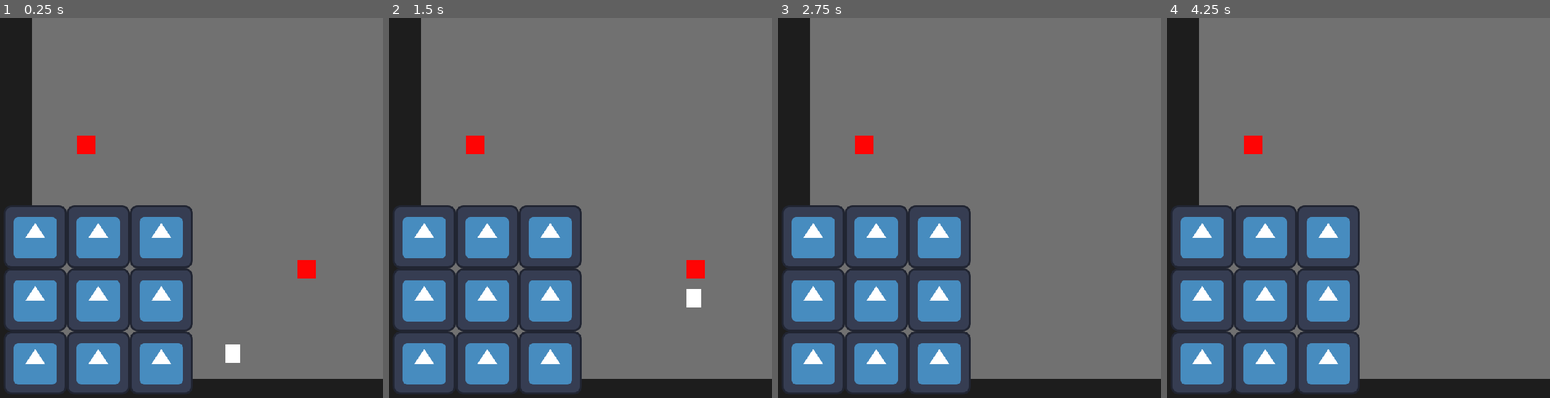
Above: before the commit, frames 1-4 (left to right).
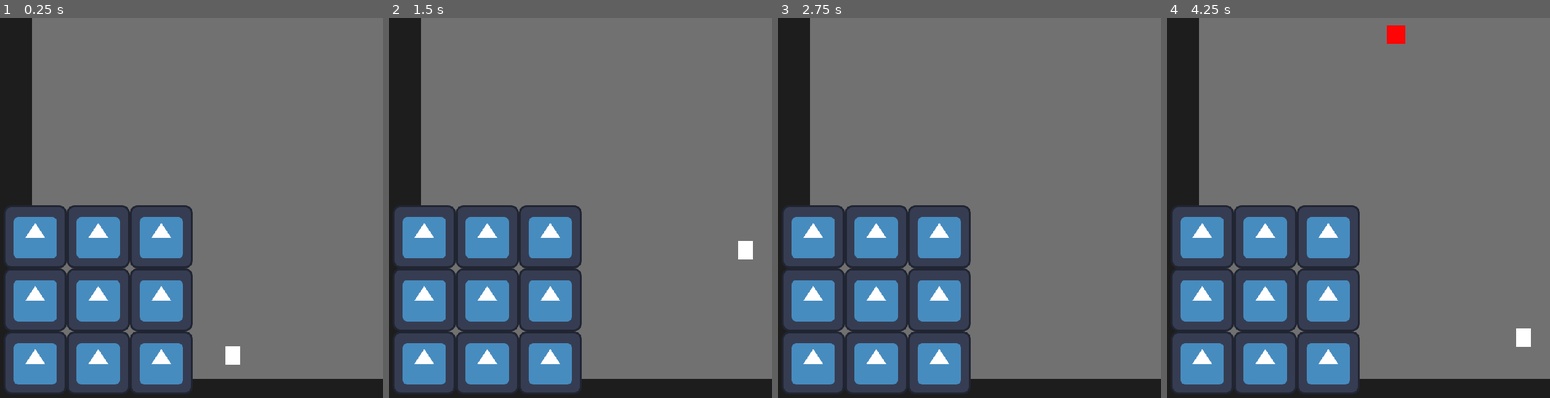
Above: after the commit, the same moments.

Repository: BNBoom5874/samudash
Game: Godot game, scene res://test/WorldT.tscn
Two runs of this game, one before a commit and one after it. Both use one fixed random seed, a clock stepped at 60 frames per second and the inputs below. The engine's default icon, where the game draws it, is replaced by a stand-in: a white triangle on a blue panel in a dark square.
Inputs:
- Up to frame 1 (0.25 s): no input
- Up to frame 2 (1.5 s): hold E (up_right) from 0.53 s (still down); tap 5 (centerbutton) at 0.6, 1.35 s; tap Up (ui_up) at 0.77 s
- Up to frame 3 (2.75 s): tap Up (ui_up) at 1.52 s; release E (up_right) at 2.03 s; hold A (left) from 2.03 s (still down); tap 5 (centerbutton) at 2.1 s
- Up to frame 4 (4.25 s): tap Enter at 2.75 s; release A (left) at 2.78 s; hold E (up_right) from 2.78 s (still down); tap 5 (centerbutton) at 2.85, 3.6 s; tap Up (ui_up) at 3.02, 3.77 s

The runs differ from the first frame. In frame 1, 0.5% of the frame differs, in the area x 20-83%, y 30-92%; in frame 2, 0.8%, in the area x 20-96%, y 30-77%; in frame 3, 0.2%; in frame 4, 0.7%.

Commit message:
Spawn Set Update

Diff:
--- a/Game/Character/Enemy/BeseEnemy.gd
+++ b/Game/Character/Enemy/BeseEnemy.gd
@@ -1,4 +1,6 @@
+class_name BeseEnemy
 extends CharacterBody2D
+
 
 signal die
 
@@ -16,3 +18,5 @@
 
 func Die() -> void:
 	die.emit()
+	await get_tree().create_timer(1.0).timeout
+	queue_free()
--- a/Game/Character/Player/player.gd
+++ b/Game/Character/Player/player.gd
@@ -13,36 +13,20 @@
 var states = States.IDLE
 
 
-
-
 const CARDINAL_SNAP = 40.0    # px ที่ยอมให้เบี่ยงสำหรับทิศตรง
 const DIAGONAL_DOT_MIN = 0.85 # ความตรงขั้นต่ำสำหรับทิศเฉียง
 const ZONE_DOT_MIN = 0.6      # ขอบโซนกว้างของแต่ละทิศ รับศัตรูได้กว้างแต่ไหน
 
-
-
-const DASH_DISTANCE : float = 200.0  # ระยะวาร์ปปกติ ปรับได้
+const DASH_DISTANCE : float = 200.0
 const Gravity : float = 600.0
 
 var input_dir : Vector2 = Vector2.ZERO
 
-
-
-#time
-var gravity_scale : float = 1.0
-var gravity_recover_timer : float = 0.0
-const GRAVITY_RECOVER_TIME : float = 2.5
-
-
-
-const Cooldown : float = 1.0
-const Time_Dash : float = 0.05
-
+const Cooldown : float = 0.5
+const Time_Dash : float = 0.5
 
 var timer_dash : float = 0.0
 var timercool : float = 0.0
-
-
 
 #input
 var keyUp :bool = false
@@ -55,7 +39,6 @@
 var keyDownR :bool = false
 var keyDown :bool = false
 
-
 #endregion
 
 #region Loop function
@@ -67,19 +50,19 @@
 
 func _physics_process(delta: float) -> void:
 	set_Time(delta)
-
 	get_input()
 
-	move_and_slide()
+	if states == States.IDLE or (states == States.COOLDOWN and timercool <= 0.0):
+		handle_Dash_Input()
 
 	match states:
 		States.IDLE:
-			velocity.x = move_toward(velocity.x,0 ,600)
-			handle_Dash_Input()
 			apply_gravity(delta)
+			velocity.x = move_toward(velocity.x, 0, 0.5)
+			if is_on_floor():
+				velocity.x = 0
 
 		States.DASH:
-
 			hitbox.is_active = true
 			if timer_dash <= 0:
 				timercool = Cooldown
@@ -92,31 +75,27 @@
 			if timercool <= 0.0:
 				states = States.IDLE
 
+	move_and_slide()
+
 
 func get_input() -> void:
-	keyUp = Input.is_action_just_pressed("up")
-	keyUpL = Input.is_action_just_pressed("up_left")
-	keyUpR = Input.is_action_just_pressed("up_right")
-	keyLeft = Input.is_action_just_pressed("left")
+	keyUp    = Input.is_action_just_pressed("up")
+	keyUpL   = Input.is_action_just_pressed("up_left")
+	keyUpR   = Input.is_action_just_pressed("up_right")
+	keyLeft  = Input.is_action_just_pressed("left")
 	keyRight = Input.is_action_just_pressed("right")
 	keyCenter = Input.is_action_just_pressed("centerbutton")
 	keyDownL = Input.is_action_just_pressed("down_left")
 	keyDownR = Input.is_action_just_pressed("down_right")
-	keyDown = Input.is_action_just_pressed("down")
+	keyDown  = Input.is_action_just_pressed("down")
 
 #endregion
 
 #region Custom functions
 
 func apply_gravity(delta) -> void:
-	if gravity_scale < 1.0:
-		gravity_recover_timer += delta
-		gravity_scale = min(gravity_recover_timer / GRAVITY_RECOVER_TIME, 1.0)
-	else:
-		gravity_recover_timer = GRAVITY_RECOVER_TIME
-
 	if not is_on_floor():
-		velocity.y += Gravity * gravity_scale * delta
+		velocity.y += Gravity * delta
 
 
 func set_Time(delta) -> void:
@@ -125,6 +104,7 @@
 	if timercool > 0:
 		timercool -= delta
 
+#endregion
 
 #region Dash
 
@@ -148,7 +128,6 @@
 	else:
 		input_dir = Vector2.ZERO
 
-	#เมื่อได้ทิศก็เร็วเริ่มพุ่งได้
 	if input_dir != Vector2.ZERO:
 		if is_on_floor() and input_dir.y > 0:
 			return
@@ -157,73 +136,39 @@
 
 
 func start_dash() -> void:
-	var candidates = find_candidates(input_dir) #หาโซนตามที่กดทิศนั้นๆ
-
-	if candidates.is_empty(): #หาไม่เจอก็พุ่งแบบปกติ
-		do_normal_dash(input_dir)
-		return
-
-	#ถ้าเจอ
-	var target = select_enemy(candidates, input_dir)#หาศัตรูที่เหมาะที่สุด
-
-	#ชั้นต่อไป ล็อกได้ไหม
-	if can_lock_on(target, input_dir):
-		do_lock_dash(target)#ถ้า target ล็อกได้ ก็เลือกเลย
+	var target = find_nearest_in_direction(input_dir)
+
+	if target != null and can_lock_on(target, input_dir):
+		do_lock_dash(target)
 	else:
 		do_normal_dash(input_dir)
 
 
-
-
-func find_candidates(input_dir: Vector2) -> Array:
-	var candidates = []
+func find_nearest_in_direction(dir: Vector2) -> Node:
 	var enemies = get_tree().get_nodes_in_group("enemy")
+	var nearest: Node = null
+	var nearest_dist := INF
 
 	for enemy in enemies:
-		var dir_to_enemy = (enemy.global_position - global_position).normalized()
-		var dot = input_dir.normalized().dot(dir_to_enemy)
-		if dot > ZONE_DOT_MIN:
-			candidates.append(enemy)
-
-	return candidates
-
-
-func select_enemy(candidates: Array, input_dir: Vector2) -> Node:
-	var nearest = null
-	var nearest_dist = INF
-	var best_angle = null
-	var best_dot = -1.0
-
-	for enemy in candidates:
+		if not is_valid_target(enemy):
+			continue
 		var diff = enemy.global_position - global_position
-		var dist = diff.length()
-		var dot = input_dir.normalized().dot(diff.normalized())  #หันไปทางเดียวกันไหม
-
-		if dist < nearest_dist:
-			nearest_dist = dist
-			nearest = enemy
-
-		if dot > best_dot:
-			best_dot = dot
-			best_angle = enemy
-
-	if nearest == best_angle:#ถ้าตัวเดียวกัน ก็ทำงานได้เลย
-		return nearest
-
-	var space = get_world_2d().direct_space_state
-	var query = PhysicsRayQueryParameters2D.create(
-		global_position,
-		best_angle.global_position
-	)
-	query.exclude = [self]  #ให้เส้นraycast พุ่งทะลุตัวเราไปเลย
-	var result = space.intersect_ray(query)
-
-	if result and result.collider == nearest:
-		return nearest
-	else:
-		return best_angle
-
-
+		if dir.normalized().dot(diff.normalized()) > ZONE_DOT_MIN:
+			var dist = diff.length()
+			if dist < nearest_dist:
+				nearest_dist = dist
+				nearest = enemy
+
+	return nearest
+
+
+func is_valid_target(enemy: Node) -> bool:
+	if not is_instance_valid(enemy):
+		return false
+	return enemy.get_node_or_null("Hurtbox") != null
+
+
+@warning_ignore("shadowed_variable")
 func can_lock_on(enemy: Node, input_dir: Vector2) -> bool:
 	var diff = enemy.global_position - global_position
 
@@ -238,19 +183,18 @@
 
 
 func do_lock_dash(target: Node) -> void:
-	gravity_scale = 0.0
-	gravity_recover_timer = 0.0
 	var result = get_safe_warp_result(global_position, target.global_position)
 	global_position = result.position
 	timer_dash = 0.1
 
 
+@warning_ignore("shadowed_variable")
 func do_normal_dash(input_dir: Vector2) -> void:
 	var far_pos = global_position + input_dir.normalized() * 800.0
 	var result = get_safe_warp_result(global_position, far_pos)
 	global_position = result.position
 	if result.hit:
-		velocity = result.normal * 300
+		velocity = input_dir.bounce(result.normal) * 350.0
 	timercool = Cooldown
 
 
@@ -262,21 +206,24 @@
 	var result = space.intersect_ray(query)
 
 	if result:
-		var safe_pos = result.position - (to - from).normalized() * 8.0
+		var safe_pos = result.position - (to - from).normalized() * 16.0
 		return {"position": safe_pos, "hit": true, "normal": result.normal}
 	return {"position": to, "hit": false, "normal": Vector2.ZERO}
 
 #endregion
 
-#endregion
-
-
+
+
+#region Signal
 func _on_hurtbox_die() -> void:
 	pass
 
 
 func _on_hitbox_hit() -> void:
-	gravity_scale = 0.0
-	gravity_recover_timer = 0.0
+	hitbox.is_active = false
+	velocity.x = randi_range(-200, 200)
+	velocity.y = randi_range(-100, -40)
 	timercool = 0
 	states = States.IDLE
+
+#endregion
--- a/test/WorldT.tscn
+++ b/test/WorldT.tscn
@@ -2,7 +2,9 @@
 
 [ext_resource type="PackedScene" uid="uid://b1mg6hru5saio" path="res://Ui/controller.tscn" id="2_8n65e"]
 [ext_resource type="PackedScene" uid="uid://bkh7ipi0ebjal" path="res://Game/Character/player.tscn" id="2_vt5b8"]
-[ext_resource type="PackedScene" uid="uid://bcyincdyu0h83" path="res://test/enemy_test.tscn" id="3_8n65e"]
+[ext_resource type="Script" uid="uid://dtlimp7qnqhc7" path="res://test/spawn test/wave_manager.gd" id="4_1fco8"]
+[ext_resource type="Script" uid="uid://bqu2owo77d2im" path="res://test/spawn test/spawn_controller.gd" id="5_gtwsp"]
+[ext_resource type="PackedScene" uid="uid://gwhdjnmbmf80" path="res://test/spawn test/zone.tscn" id="6_gtwsp"]
 
 [sub_resource type="RectangleShape2D" id="RectangleShape2D_luodq"]
 size = Vector2(738.125, 49.374996)
@@ -72,11 +74,42 @@
 
 [node name="controller" parent="." unique_id=851171353 instance=ExtResource("2_8n65e")]
 
-[node name="Enemy Test" parent="." unique_id=1961180463 instance=ExtResource("3_8n65e")]
-position = Vector2(70, 146)
+[node name="spawn" type="Node" parent="." unique_id=1285284702]
 
-[node name="Enemy Test2" parent="." unique_id=1041993179 instance=ExtResource("3_8n65e")]
-position = Vector2(131, 323)
+[node name="waveManager" type="Node" parent="spawn" unique_id=1121137337 node_paths=PackedStringArray("spawn_controller")]
+script = ExtResource("4_1fco8")
+spawn_controller = NodePath("../SpawnController")
 
-[node name="Enemy Test3" parent="." unique_id=645473751 instance=ExtResource("3_8n65e")]
-position = Vector2(309, 281)
+[node name="SpawnController" type="Node" parent="spawn" unique_id=411218324 node_paths=PackedStringArray("wave_manager", "zone_group")]
+script = ExtResource("5_gtwsp")
+wave_manager = NodePath("../waveManager")
+zone_group = NodePath("../Zones")
+
+[node name="spawnTime" type="Timer" parent="spawn/SpawnController" unique_id=2046383905]
+one_shot = true
+
+[node name="Zones" type="Node2D" parent="spawn" unique_id=217236378]
+
+[node name="Zone" parent="spawn/Zones" unique_id=1728175236 instance=ExtResource("6_gtwsp")]
+position = Vector2(118, 484)
+
+[node name="Zone2" parent="spawn/Zones" unique_id=146534138 instance=ExtResource("6_gtwsp")]
+position = Vector2(148, 280)
+
+[node name="Zone3" parent="spawn/Zones" unique_id=191177790 instance=ExtResource("6_gtwsp")]
+position = Vector2(157, 123)
+
+[node name="Zone4" parent="spawn/Zones" unique_id=1901304291 instance=ExtResource("6_gtwsp")]
+position = Vector2(415, 151)
+
+[node name="Zone5" parent="spawn/Zones" unique_id=511901549 instance=ExtResource("6_gtwsp")]
+position = Vector2(411, 254)
+
+[node name="Zone6" parent="spawn/Zones" unique_id=1099177407 instance=ExtResource("6_gtwsp")]
+position = Vector2(423, 437)
+
+[node name="Zone7" parent="spawn/Zones" unique_id=184311080 instance=ExtResource("6_gtwsp")]
+position = Vector2(250, 463)
+
+[node name="Zone8" parent="spawn/Zones" unique_id=1446538992 instance=ExtResource("6_gtwsp")]
+position = Vector2(278, 109)
--- a/test/enemy_test.gd
+++ b/test/enemy_test.gd
@@ -1,4 +1,4 @@
-extends CharacterBody2D
+extends BeseEnemy
 
 @onready var hurtbox : Hurtbox = $Hurtbox
 
@@ -14,7 +14,6 @@
 @export var speed := 80.0
 @export var turn_delay := 1.0
 @export var spawn_time := 0.5
-
 
 
 # ===== VARIABLES =====
@@ -34,6 +33,7 @@
 	# หา player จาก group "player"
 	target = get_tree().get_first_node_in_group("player")
 
+
 	# เริ่มสถานะเกิด
 	state = State.SPAWN
 
@@ -42,7 +42,7 @@
 
 	# ถ้ายังไม่ตาย ให้เริ่มล่า
 	if state != State.DEAD:
-		state = State.SPAWN
+		state = State.HUNT
 
 
 func _physics_process(delta):
@@ -53,22 +53,32 @@
 	match state:
 
 		State.SPAWN:
+
 			velocity.x = 0
+			hunt_player(delta)
+			#จากแอนิเมชั่นเล่นเสร็จ  ถ้าทิศแนวนอนที่หันไม่เจอผู้เล่น รอ 1.0 วิให้หันไปอีกทาง ทำเทำเรื่อยๆจนกว่าจะเจอ
+			#ถ้ากัน ซ้ายขวาแล้วไม่เจอ  รออีก 0.5 วิ  เพื่อเงย หน้า  ถ้าเจอ ก็reaction แล้วล่าได้ทันที  การกันจะกลับมาแบบ ไม่ดีเลย์  เว้นซะว่าจะกำหนด
 
 		State.HUNT:
+			apply_gravity(delta)
 			hunt_player(delta)
 
 		State.DEAD:
 			velocity = Vector2.ZERO
 
+
 	move_and_slide()
+
+
+
+
+#region States Functions
 
 
 func hunt_player(delta):
 
 	# ถ้าไม่มี player
 	if target == null:
-		velocity = Vector2.ZERO
 		return
 
 	# เช็ค player อยู่ซ้ายหรือขวา
@@ -90,30 +100,22 @@
 
 	# เดินไปทางที่กำลังหันอยู่
 	velocity.x = facing_dir * speed
-	velocity.y = 0
 
 
-func die():
-
-	# กันเรียกซ้ำ
-	if state == State.DEAD:
-		return
 
 
-	state = State.DEAD
-
-	velocity = Vector2.ZERO
-
-	# ปิดการชน
-	hurtbox.is_invisible = true
-
-	# ลบตัวเองหลัง 1 วิ
-	await get_tree().create_timer(1.0).timeout
-
-	queue_free()
+#endregion
 
 
+#region Custom Functions
+
+func apply_gravity(delta) -> void:
+	if not is_on_floor() :
+		velocity.y += Gravity * delta
+
+#endregion
+
 func _on_hurtbox_die() -> void:
-
-	print("im dead")
-	die()
+	remove_from_group("enemy")
+	Die() #สืบทอดจาก BeseEnemy
+	state = State.DEAD
--- a/test/hurtbox.gd
+++ b/test/hurtbox.gd
@@ -4,26 +4,42 @@
 signal hurt
 signal die
 
-@export var health : int = 1
+@export var health: int = 1
+@export var invisible_time: float = 1.0
 
-const Time_invisible : float = 1.0
+var timer_invisible: float = 0.0
+var _is_invisible: bool = false
 
-var is_invisible : bool = false : set = set_invisible
+var is_invisible: bool:
+	get:
+		return _is_invisible
+	set(value):
+		_is_invisible = value
+		for child in get_children():
+			if child is CollisionShape2D:
+				child.set_deferred("disabled", value)
 
+func _physics_process(delta: float) -> void:
+	if health <= 0:
+		return
 
-func set_invisible(value: bool) -> void:
-	for child in get_children():
-		if child is CollisionShape2D:
-			child.set_deferred("disabled", value)
+	if timer_invisible > 0.0:
+		timer_invisible -= delta
+		if timer_invisible <= 0.0:
+			is_invisible = false
 
+func take_damage(value: int) -> void:
+	if health <= 0:
+		return
 
-
-
-
-
-func take_damage(value: int):
 	health -= value
 	hurt.emit()
 
+	is_invisible = true
+	timer_invisible = invisible_time
+
 	if health <= 0:
+		is_invisible = true
+		monitoring = false
 		die.emit()
+		queue_free()
--- /dev/null
+++ b/test/spawn test/spawn_controller.gd
@@ -0,0 +1,48 @@
+class_name SpawnController
+extends Node
+
+@export var wave_manager: WaveManager
+@export var zone_group: Node2D
+
+var zones: Array = []
+var current_wave: WaveData
+var spawn_token: int = 0
+
+func _ready() -> void:
+	zones = zone_group.get_children()
+
+func receive_wave(wave: WaveData) -> void:
+	current_wave = wave
+	spawn_token += 1
+	_spawn_wave(spawn_token)
+
+func stop_spawning() -> void:
+	spawn_token += 1
+
+func _spawn_wave(token: int) -> void:
+	for e in current_wave.enemies:
+		var count := int(e["count"])
+		for i in range(count):
+			if token != spawn_token: return
+
+			while get_tree().get_nodes_in_group("enemy").size() >= current_wave.limit_map:
+				await get_tree().create_timer(0.2).timeout
+				if token != spawn_token: return
+
+			await get_tree().create_timer(current_wave.spawn_delay).timeout
+			if token != spawn_token: return
+
+			_spawn_one(e["scene"])
+
+func _spawn_one(scene: PackedScene) -> void:
+	var allowed = current_wave.allowed_zones
+	var pool = zones.filter(func(z):
+		var name_ok = allowed.is_empty() or z.name in allowed
+		return name_ok and z.is_free()
+	)
+	if pool.is_empty():
+		return
+
+	var chosen = pool.pick_random()
+	var enemy = chosen.spawn(scene)
+	enemy.die.connect(wave_manager.on_enemy_died)
--- a/test/spawn test/wave_data.gd
+++ b/test/spawn test/wave_data.gd
@@ -2,20 +2,22 @@
 extends RefCounted
 
 
-
 var enemies : Array = [] #ประเภทและจำนวน
+var allowed_zones : Array[String] = [] #ห้ามให้โซนไหนเกิด "โดยใช้ชื่อ node zone นั้นๆ"
 
 var simultaneous_max : int #เกิดซ้ำได้กี่ตัว
-
 var limit_map : int #จำกัดจำนวนในแมพ
 
+var simultaneous_chance : float #โอกาสที่จะเกิดขึ้น
 var spawn_delay : float #เกิดช้าแค่ไหน
 
 
+#region Functions
+
 #ตัวนับจำนวนศัตรูทั้งหมด
 func total_count() -> int:
-	var total : int
+	var total : int = 0
 	for e in enemies:
-		total += e.count
+		total += e["count"]
 
 	return total
--- a/test/spawn test/wave_manager.gd
+++ b/test/spawn test/wave_manager.gd
@@ -1,5 +1,7 @@
 class_name WaveManager
 extends Node
+
+@export var spawn_controller : Node
 
 var waves : Array = []
 var current_index :int = 0
@@ -8,16 +10,20 @@
 
 func _ready() -> void:
 	setup_waves()
+	spawn_controller.receive_wave(waves[current_index])
 
 
 
 func on_enemy_died() -> void:
 	current_kills += 1
 
+	print("enemy died")
+	print(current_kills)
+
 	if current_kills >= waves[current_index].total_count():
+		print("WAVE END")
+		spawn_controller.stop_spawning()
 		_next_wave()
-
-
 
 func _next_wave() -> void:
 	current_kills = 0
@@ -28,16 +34,20 @@
 		print("จบ")
 		return
 
+	spawn_controller.receive_wave(waves[current_index])
+
 
 
 
 
 func setup_waves() -> void:
 	var wave1 = WaveData.new()
-	wave1.enemies = [{"scene":preload("uid://bcyincdyu0h83"), "count":2}]
+	wave1.enemies = [{"scene":preload("uid://bcyincdyu0h83"), "count":4}]
 
 	wave1.simultaneous_max = 1
+	wave1.simultaneous_chance = 0.7
 	wave1.limit_map = 2
-	wave1.spawn_delay = 1.0
+	wave1.spawn_delay = 3.0
+	#wave1.allowed_zones = ["zone"]
 
 	waves = [wave1]
--- /dev/null
+++ b/test/spawn test/zone.gd
@@ -0,0 +1,111 @@
+class_name Zone
+extends Area2D
+
+enum SpawnType { FLOOR, WALL, AIR }
+
+@export var spawn_half_size: Vector2 = Vector2(50, 50)  # แก้ต่อ instance ใน Inspector ได้เลย
+
+const WALL_MARGIN: float = 12.0  # กันไม่ให้เกิดติดกำแพง/พื้น
+const RAY_REACH: float = 48.0
+
+var body_count: int = 0
+
+func _ready():
+	body_entered.connect(_on_body_entered)
+	body_exited.connect(_on_body_exited)
+
+func is_free() -> bool:
+	return body_count == 0
+
+
+# --- detect ---
+
+func _ray_hit(from: Vector2, to: Vector2) -> Dictionary:
+	var space = get_world_2d().direct_space_state
+	var q = PhysicsRayQueryParameters2D.create(from, to)
+	q.collision_mask = 1
+	return space.intersect_ray(q)
+
+func detect_environment() -> SpawnType:
+	var has_floor = not _ray_hit(
+		global_position,
+		global_position + Vector2(0, RAY_REACH)
+	).is_empty()
+
+	var has_wall = (
+		not _ray_hit(global_position, global_position + Vector2(-RAY_REACH, 0)).is_empty()
+		or not _ray_hit(global_position, global_position + Vector2(RAY_REACH, 0)).is_empty()
+	)
+
+	if has_floor:
+		return SpawnType.FLOOR  # พื้น + กำแพง → เกิดบนพื้นเสมอ
+	if has_wall:
+		return SpawnType.WALL
+	return SpawnType.AIR
+
+
+# --- หาจุดเกิด ---
+
+func get_spawn_position() -> Vector2:
+	match detect_environment():
+		SpawnType.FLOOR: return _floor_pos()
+		SpawnType.WALL:  return _wall_pos()
+		_:               return _random_pos()
+
+
+func _floor_pos() -> Vector2:
+	# สุ่ม x ในแนวกว้าง แล้วยิง ray ลงหา y ของพื้นจริง
+	var x = randf_range(
+		global_position.x - spawn_half_size.x + WALL_MARGIN,
+		global_position.x + spawn_half_size.x - WALL_MARGIN
+	)
+	var from = Vector2(x, global_position.y - spawn_half_size.y)
+	var to   = Vector2(x, global_position.y + spawn_half_size.y)
+	var hit  = _ray_hit(from, to)
+
+	if hit:
+		return hit.position - Vector2(0, WALL_MARGIN)  # ยกขึ้นเล็กน้อยกันติดพื้น
+	return Vector2(x, global_position.y)
+
+
+func _wall_pos() -> Vector2:
+	# เก็บ x ของกำแพงที่ชน แล้วสุ่ม y
+	var candidates: Array[float] = []
+
+	var hit_l = _ray_hit(global_position, global_position + Vector2(-RAY_REACH, 0))
+	var hit_r = _ray_hit(global_position, global_position + Vector2( RAY_REACH, 0))
+
+	if hit_l: candidates.append(hit_l.position.x + WALL_MARGIN)
+	if hit_r: candidates.append(hit_r.position.x - WALL_MARGIN)
+
+	var x = candidates.pick_random() if not candidates.is_empty() else global_position.x
+	var y = randf_range(
+		global_position.y - spawn_half_size.y + WALL_MARGIN,
+		global_position.y + spawn_half_size.y - WALL_MARGIN
+	)
+	return Vector2(x, y)
+
+
+func _random_pos() -> Vector2:
+	return Vector2(
+		randf_range(global_position.x - spawn_half_size.x, global_position.x + spawn_half_size.x),
+		randf_range(global_position.y - spawn_half_size.y, global_position.y + spawn_half_size.y)
+	)
+
+
+# --- spawn ---
+
+func spawn(scene: PackedScene) -> Node:
+	var enemy = scene.instantiate()
+	enemy.position = get_spawn_position()
+	get_parent().add_child(enemy)
+
+	var stype = detect_environment()
+	if enemy.has_method("init_spawn"):
+		enemy.init_spawn(stype)
+
+	return enemy
+
+
+func _on_body_entered(_body): body_count += 1
+func _on_body_exited(_body): body_count -= 1
--- /dev/null
+++ b/test/spawn test/zone.tscn
@@ -0,0 +1,14 @@
+[gd_scene format=3 uid="uid://gwhdjnmbmf80"]
+
+[ext_resource type="Script" uid="uid://eytv6ehst4dq" path="res://test/spawn test/zone.gd" id="1_mqs5f"]
+
+[sub_resource type="CircleShape2D" id="CircleShape2D_iec3j"]
+radius = 97.5141
+
+[node name="Zone" type="Area2D" unique_id=1728175236]
+collision_layer = 0
+collision_mask = 6
+script = ExtResource("1_mqs5f")
+
+[node name="CollisionShape2D" type="CollisionShape2D" parent="." unique_id=676589937]
+shape = SubResource("CircleShape2D_iec3j")
Not shown, added: test/spawn test/spawn_controller.gd.uid
Not shown, added: test/spawn test/zone.gd.uid
Not shown, changed: version.txt
Not shown, added: .nomedia
